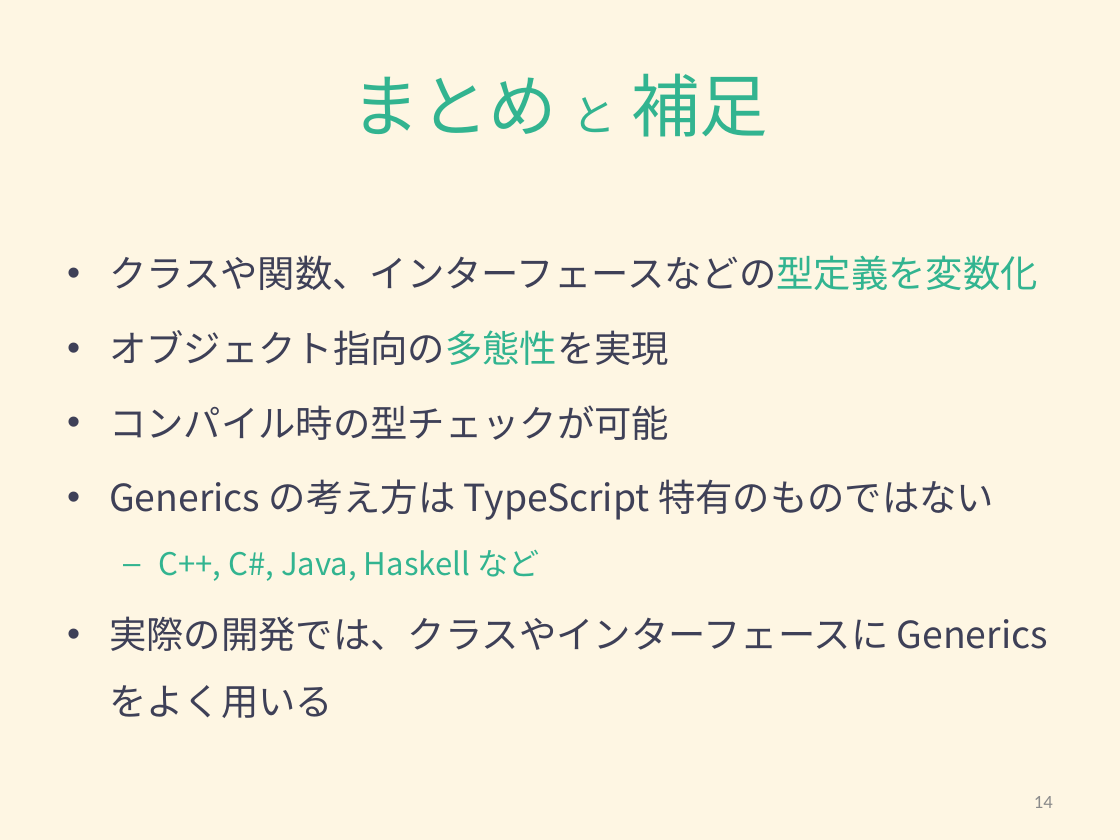
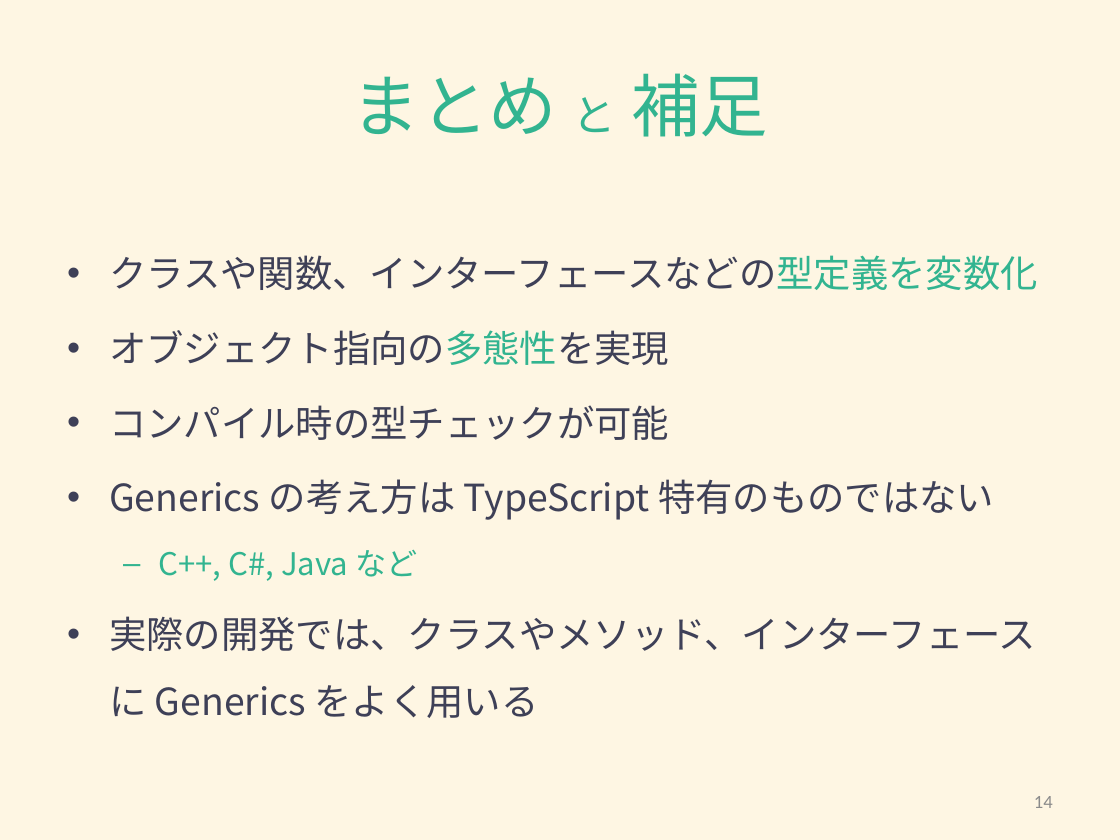
Before and after one commit to Hikari-Kubota/sandbox-todo-ts-angular, a slide deck: slide 14 of typescript/typescript_generics.pptx. Drawn at 1120x840 pixels with LibreOffice and Linux fonts; fonts in the diff are those of the drawing. Boxes give left, top, right and bottom in pixels: in the first picture for what was removed or moved away, otherwise in the second. Text is boxed around its words. In the diff, an @@ line names an element or a change of style, - is before the commit and + after.

```diff
--- a/typescript/typescript_generics.pptx
+++ b/typescript/typescript_generics.pptx
@@ text at (109, 550, 1036, 718): text changed @@
-  – C++, C#, Java, Haskell など
-• 実際の開発では、クラスやインターフェースに Generics をよく用いる
+  – C++, C#, Java など
+• 実際の開発では、クラスやメソッド、インターフェースに Generics をよく用いる
```
Also in this commit, not shown: 7 other slides changed, 3 other files.
